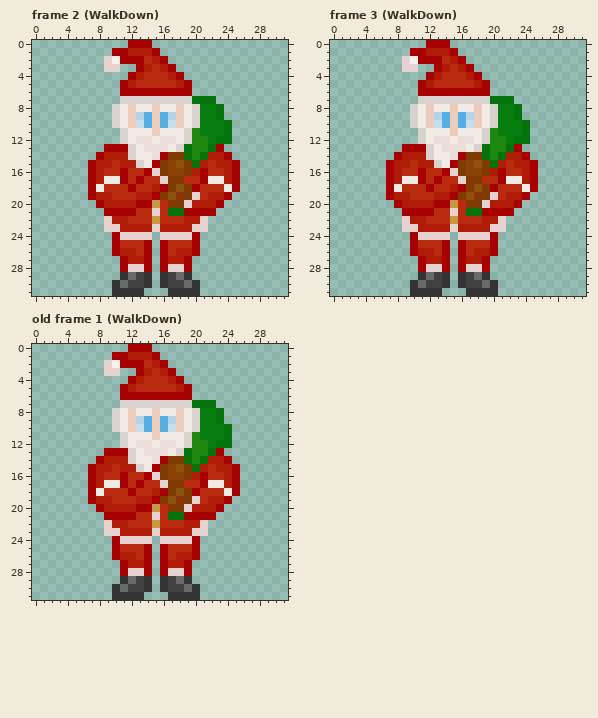
Two states of a pixel-art file, Player/PlayerSprite/sneaky_walk.aseprite. The picture above is the old version.
32x32 pixels, 6 frames. Colours within 5 levels of each other are drawn and written as one. Shown: frame 2 (WalkDown), frame 3 (WalkDown), old frame 1 (WalkDown). The commit also changed other frames, which this record leaves out.
After the commit:
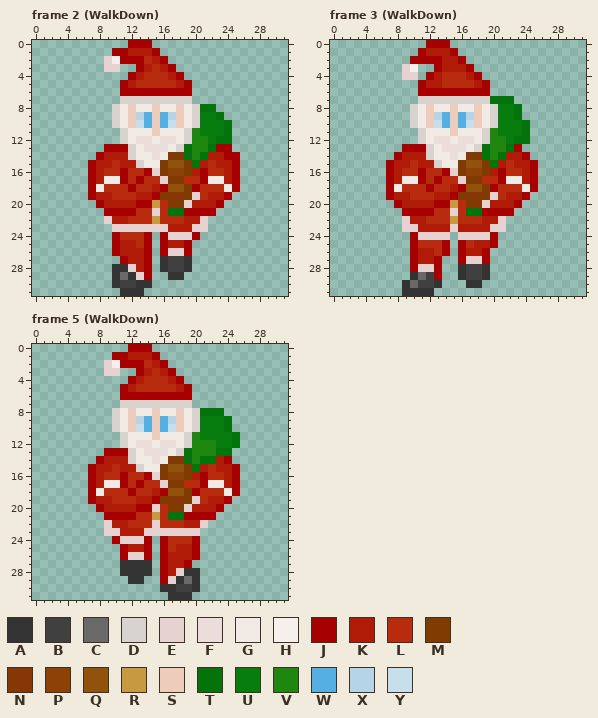
Palette (. is transparent): A #333333  B #404040  C #696969  D #d9d3d0  E #e6d2d1  F #ebdeda  G #f2eae4  H #f5f0eb  J #a60000  K #b01b07  L #b82b0f  M #803b03  N #873705  P #8c4206  Q #91530c  R #c79a42  S #edccbb  T #05730c  U #077d0f  V #1f870f  W #56afe3  X #b5d4e8  Y #c7dfed
A new or re-ordered frame is compared with the old frame closest to it.
Changes in this commit:
frames re-ordered
Changed rows in their new state; - is an unchanged pixel.
Frame 2 (WalkDown):
first column x 20:
 7 ...-
 8 -TT.
first column x 15:
13 ---------J-
14 -G--------J
15 G-Q--------
18 --Q--------
19 --N--------
first column x 9:
23 .-EEEE-E----
24 --LLLJ-J----
25 --KK----KKJ.
26 ----K---EEJ.
27 -------ABBA-
28 -AA-K--ABBA-
29 -ACAEJ-.AA.-
30 --B-A--.....
31 -.------....
Frame 3 (WalkDown):
first column x 9:
 1 -.-----
 2 .J---K-
 3 -H----K
 4 EE-----
 5 ----K--
first column x 15:
14 -G-
15 G-Q
18 --Q
19 --N
first column x 9:
25 ---------KK-
26 --------K-J.
27 -JK-J.--EE--
28 -JE-J.-ABBA-
29 -ACBJ.---B--
30 ACB-A.-.AA..
31 A---.---....
Frame 5 (WalkDown) against old frame 1 (WalkDown):
first column x 10:
 7 ----------...---
 8 -----------TT---
 9 -------------UT-
11 --------------UT
12 ------------VUUT
13 ------------VTT-
14 ------G-----T---
15 -----G-Q--------
18 -------Q--------
19 -------N--------
20 -----E----------
21 -----R----------
22 -----E----------
23 ----E-EEEE-.----
24 ----J-JLLL------
25 .JKK----KK------
26 .JEE---K--------
27 -AAAA-----------
28 -AAAA--K-AA-----
29 -.AA.-JEACA-----
30 .....--A-B------
31 ....------.-----
Pixel boxes of the changes (left, top, right, bottom) in both pictures:
changed: (192, 96, 224, 112)
added: (224, 144, 240, 160)
changed: (104, 152, 200, 296)
changed: (402, 48, 458, 88)
changed: (450, 152, 474, 200)
changed: (402, 240, 498, 296)
changed: (112, 400, 240, 600)
